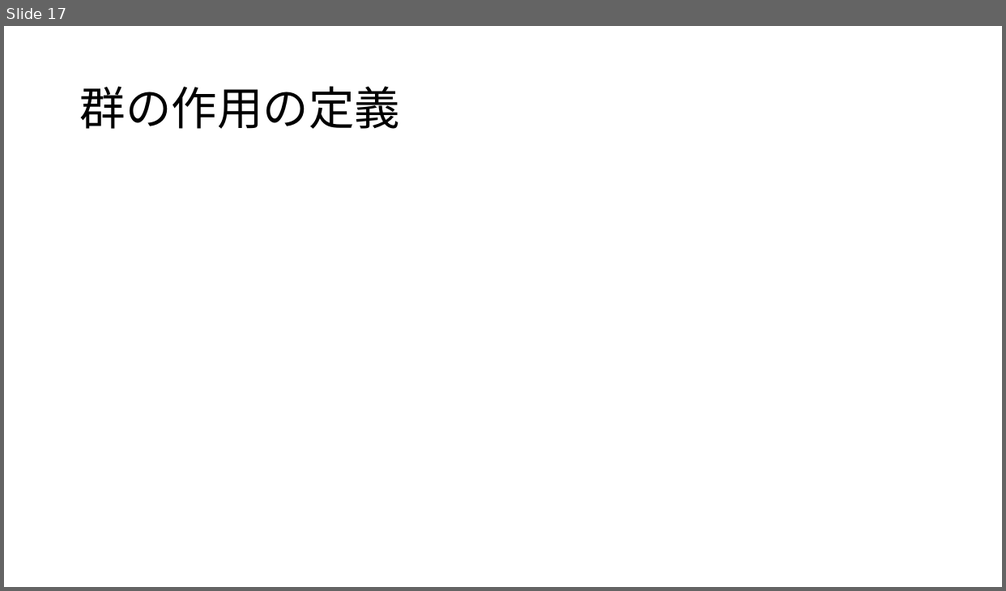
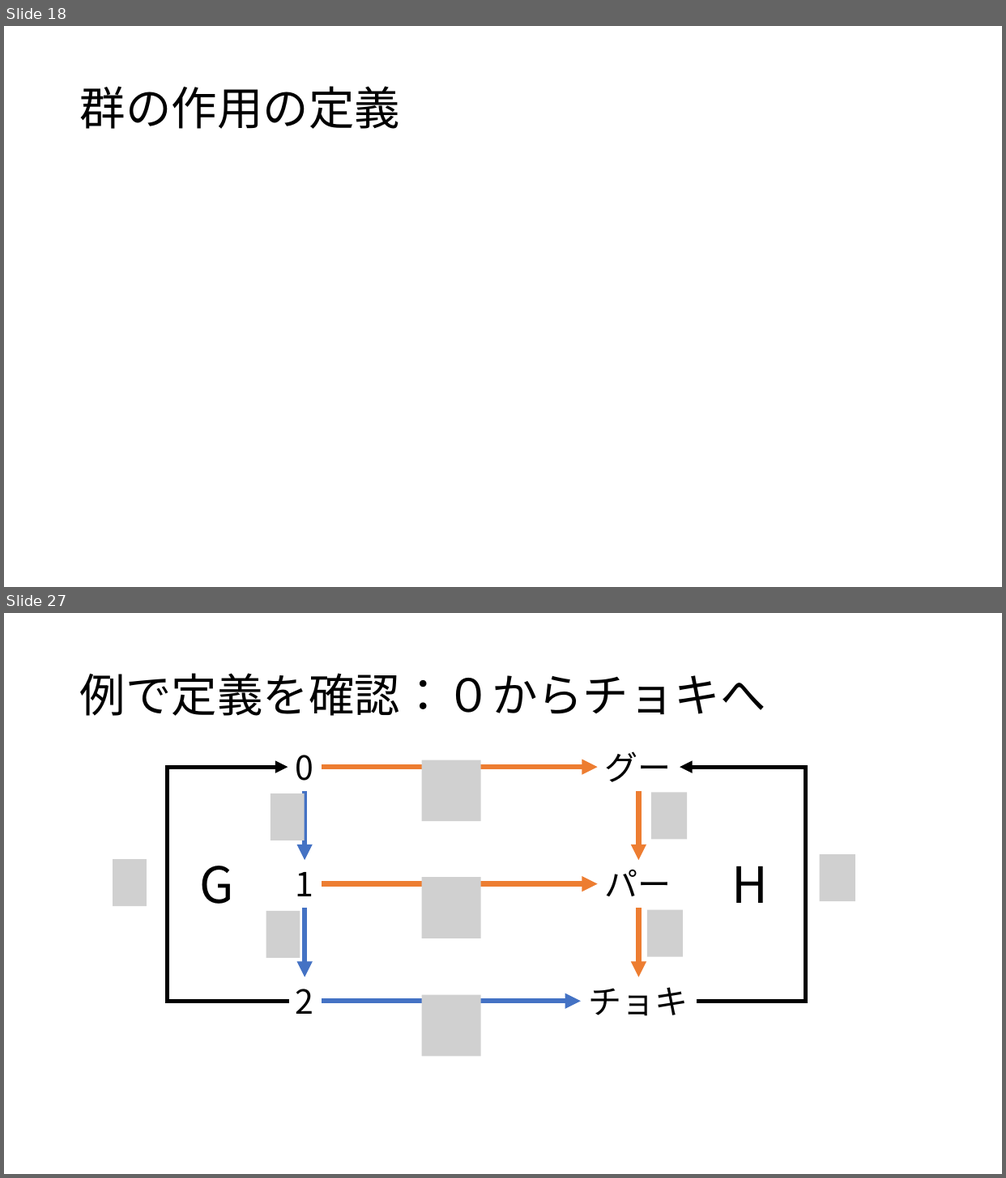
Before and after one commit to math-er/hyperbolic-space, a slide deck: section1(導入と一次分数変換)/群の気持ち.pptx. Shown one above the other, each under a label of ours: slide 17 before the commit, slides 18 and 27 after it; the slides between them are not shown. The pictures are 1006x591 and 1006x1178 pixels, drawn with LibreOffice and Linux fonts; fonts in the diff are those of the drawing; grey boxes stand for pictures. Boxes give left, top, right and bottom in pixels: in the first picture for what was removed or moved away, otherwise in the second. Text is boxed around its words. In the diff, an @@ line names an element or a change of style, - is before the commit and + after.

```diff
--- a/section1(導入と一次分数変換)/群の気持ち.pptx
+++ b/section1(導入と一次分数変換)/群の気持ち.pptx
@@ slide 27 added at (4,613,1002,1174), background #FFFFFF @@
@@ title added at (80,673,766,716), 44 pt, text #000000 @@
+例で定義を確認：０からチョキへ
@@ text added at (295,755,313,781), 32 pt, text #000000 @@
+0
@@ text added at (605,752,671,782), 32 pt, text #000000 @@
+グー
@@ elbow arrow added from (289, 1002) to (288, 767), #000000 4 pt @@
@@ arrow added from (322, 767) to (598, 767), #ED7D31 5 pt @@
@@ picture added at (422,760,481,821) @@
@@ elbow arrow added from (697, 1002) to (680, 767), #000000 4 pt @@
@@ picture added at (270,794,305,841) @@
@@ arrow added from (305, 791) to (305, 860), #4472C4 5 pt @@
@@ arrow added from (639, 791) to (639, 860), #ED7D31 5 pt @@
@@ picture added at (651,793,688,840) @@
@@ picture added at (820,855,856,902) @@
@@ picture added at (113,859,147,906) @@
@@ text added at (199,866,233,904), 48 pt, text #000000 @@
+G
@@ text added at (295,872,313,897), 32 pt, text #000000 @@
+1
@@ picture added at (422,877,481,939) @@
@@ text added at (605,869,671,897), 32 pt, text #000000 @@
+パー
@@ text added at (732,867,769,903), 48 pt, text #000000 @@
+H
@@ arrow added from (322, 884) to (598, 884), #ED7D31 5 pt @@
@@ picture added at (266,911,300,958) @@
@@ arrow added from (305, 908) to (305, 977), #4472C4 5 pt @@
@@ arrow added from (639, 908) to (639, 977), #ED7D31 5 pt @@
@@ picture added at (647,910,683,957) @@
@@ text added at (295,989,313,1014), 32 pt, text #000000 @@
+2
@@ picture added at (422,995,481,1057) @@
@@ text added at (588,987,688,1016), 32 pt, text #000000 @@
+チョキ
@@ arrow added from (322, 1002) to (581, 1002), #4472C4 5 pt @@
@@ what was slide 17 is now slide 18 @@
```
Also in this commit, not shown: 2 slides changed, 8 other slides added.
